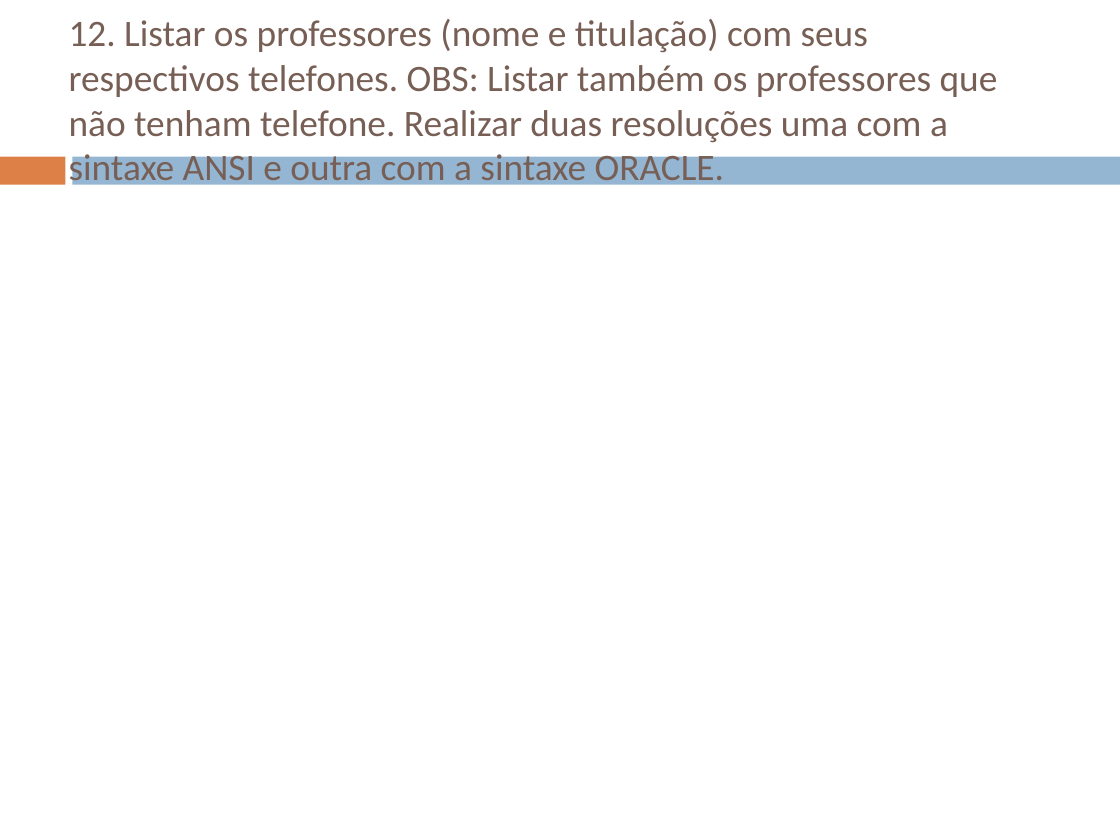
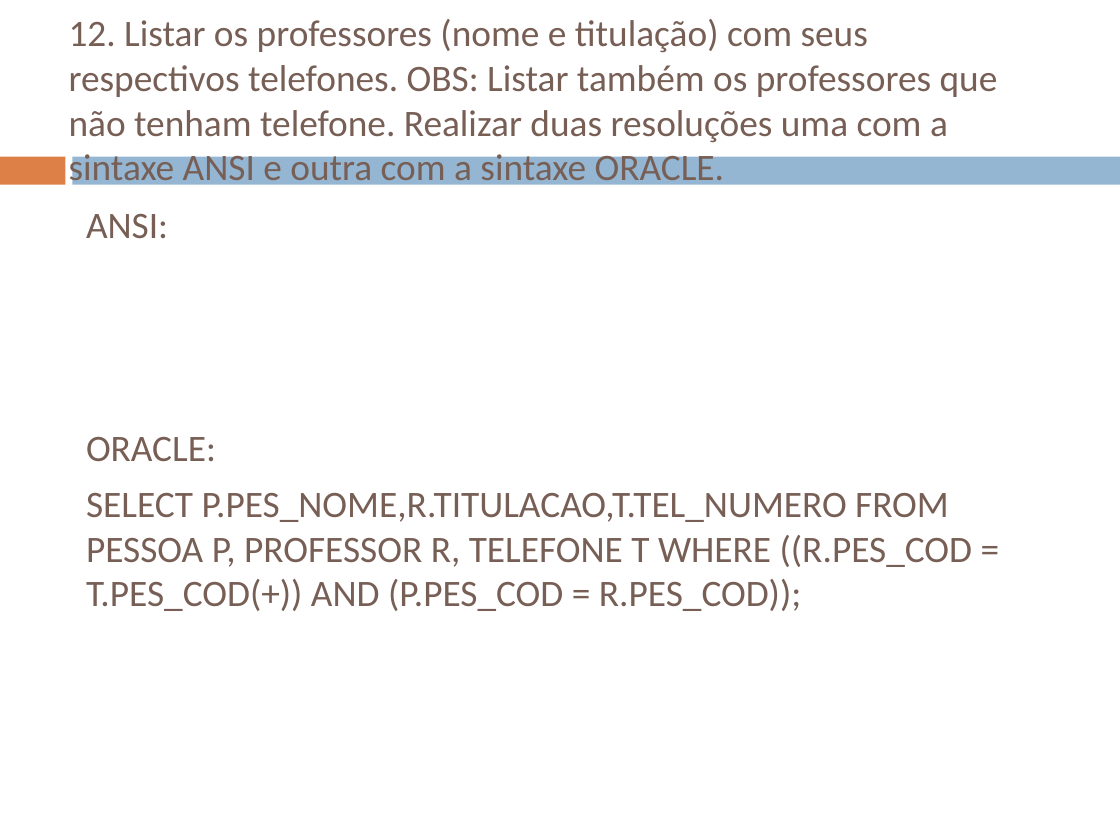
Before and after one commit to WillianRGoncalves/ProgramacaoemBancodeDados, a slide deck: slide 20 of 23-09-2016 - Prática 5 - Reposição.ppt. Drawn at 1120x840 pixels with LibreOffice and Linux fonts; fonts in the diff are those of the drawing. Boxes give left, top, right and bottom in pixels: in the first picture for what was removed or moved away, otherwise in the second. Text is boxed around its words. In the diff, an @@ line names an element or a change of style, - is before the commit and + after.

```diff
--- a/23-09-2016 - Prática 5 - Reposição.ppt
+++ b/23-09-2016 - Prática 5 - Reposição.ppt
@@ text added at box(86, 214, 973, 611), 24 pt, text #775F55 @@
+ANSI:
+ORACLE:
+SELECT P.PES_NOME,R.TITULACAO,T.TEL_NUMERO FROM PESSOA P, PROFESSOR R, TELEFONE T WHERE ((R.PES_COD = T.PES_COD(+)) AND (P.PES_COD = R.PES_COD));
```
Also in this commit, not shown: 6 other slides changed.
